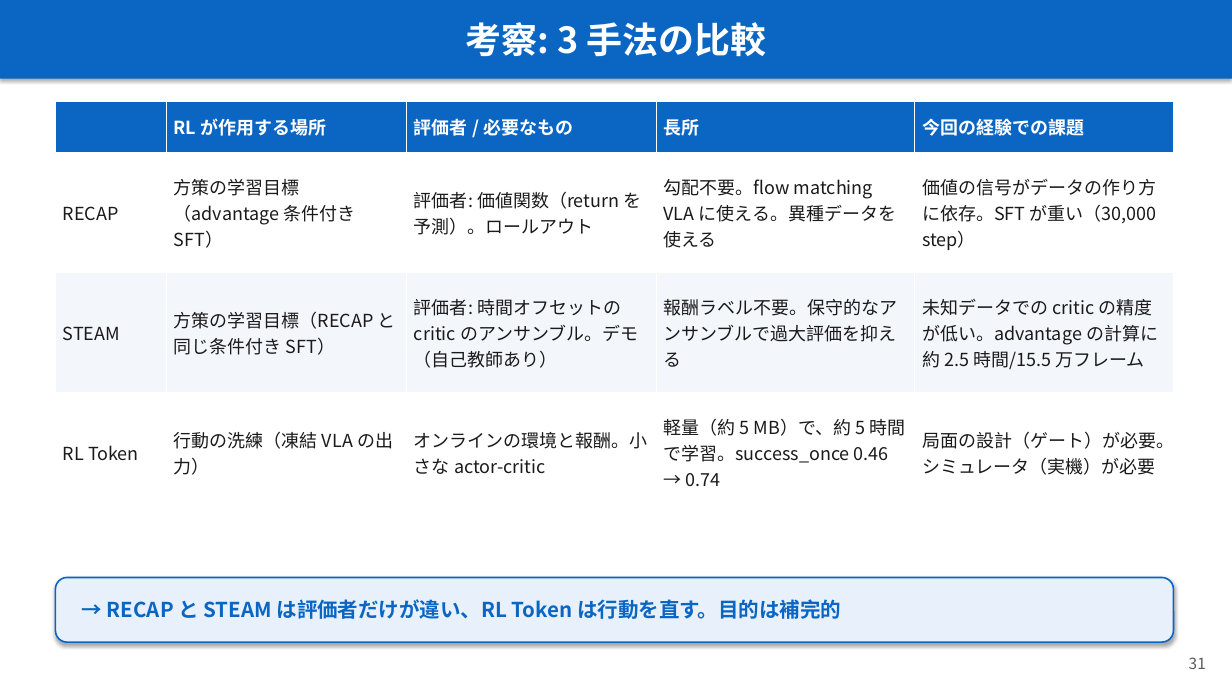
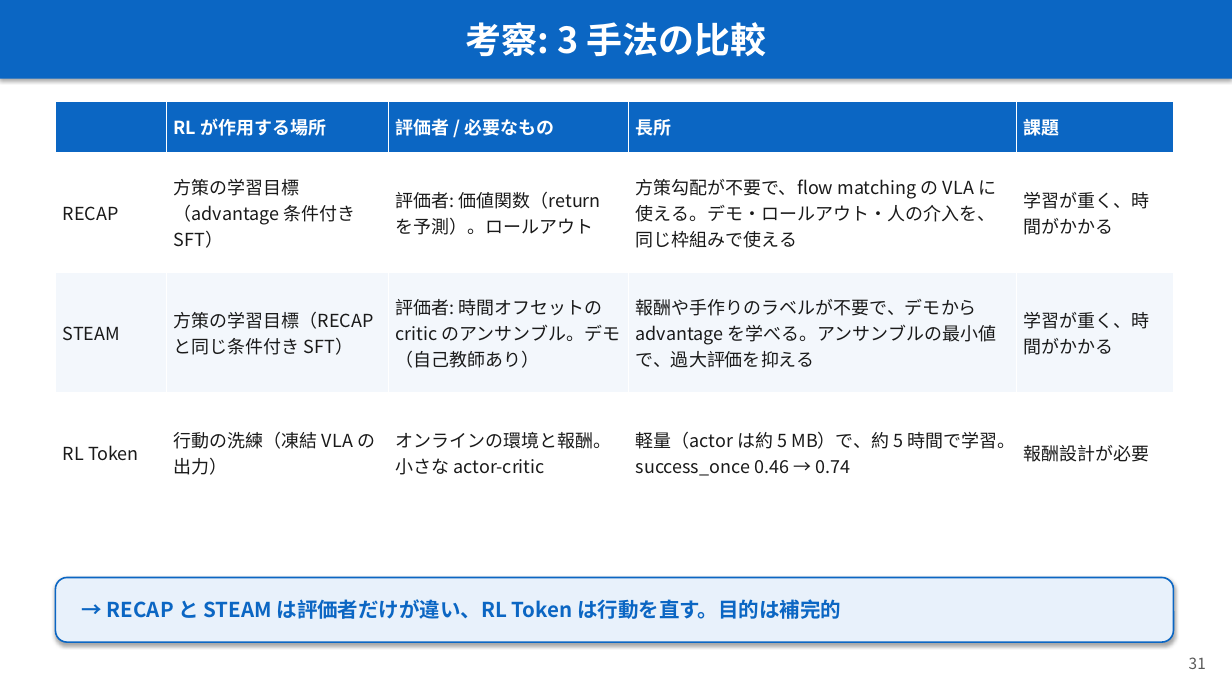
Before and after one commit to Junhand/libero_RL, a slide deck: slide 31 of docs/RECAP_STEAM_RLToken.pptx. Drawn at 1232x693 pixels with LibreOffice and Linux fonts; fonts in the diff are those of the drawing. Boxes give left, top, right and bottom in pixels: in the first picture for what was removed or moved away, otherwise in the second. Text is boxed around its words. In the diff, an @@ line names an element or a change of style, - is before the commit and + after.

```diff
--- a/docs/RECAP_STEAM_RLToken.pptx
+++ b/docs/RECAP_STEAM_RLToken.pptx
@@ table at (x1=55, y1=102, x2=1174, y2=513) @@
-row 1, column 5: 今回の経験での課題
+row 1, column 5: 課題
-row 2, column 4: 勾配不要。flow matching VLA に使える。異種データを使える
+row 2, column 4: 方策勾配が不要で、flow matching の VLA に使える。デモ・ロールアウト・人の介入を、同じ枠組みで使える
-row 2, column 5: 価値の信号がデータの作り方に依存。SFT が重い（30,000 step）
+row 2, column 5: 学習が重く、時間がかかる
-row 3, column 4: 報酬ラベル不要。保守的なアンサンブルで過大評価を抑える
+row 3, column 4: 報酬や手作りのラベルが不要で、デモから advantage を学べる。アンサンブルの最小値で、過大評価を抑える
-row 3, column 5: 未知データでの critic の精度が低い。advantage の計算に約 2.5 時間/15.5 万フレーム
+row 3, column 5: 学習が重く、時間がかかる
-row 4, column 4: 軽量（約 5 MB）で、約 5 時間で学習。success_once 0.46 → 0.74
+row 4, column 4: 軽量（actor は約 5 MB）で、約 5 時間で学習。success_once 0.46 → 0.74
-row 4, column 5: 局面の設計（ゲート）が必要。シミュレータ（実機）が必要
+row 4, column 5: 報酬設計が必要
```
Also in this commit, not shown: 1 other file.
